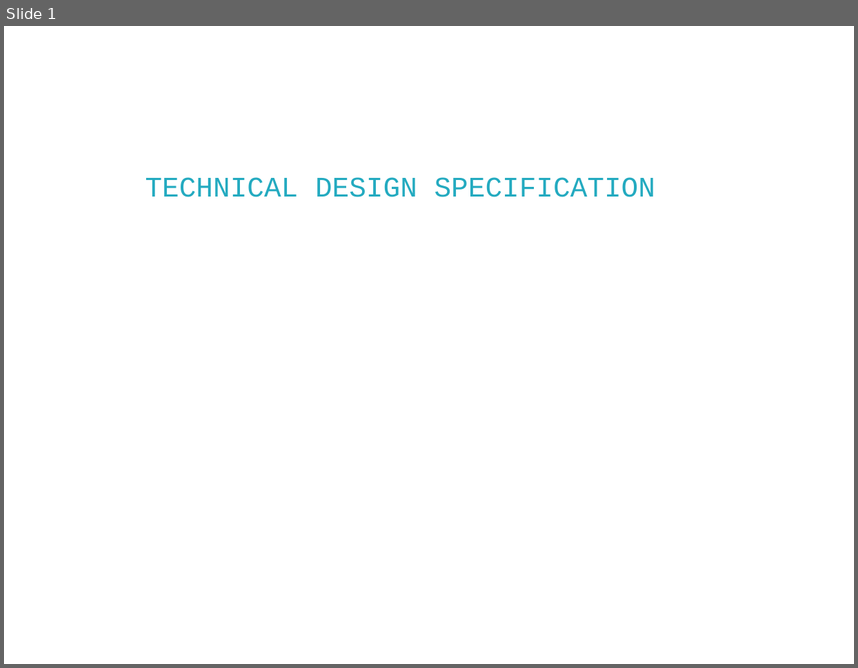
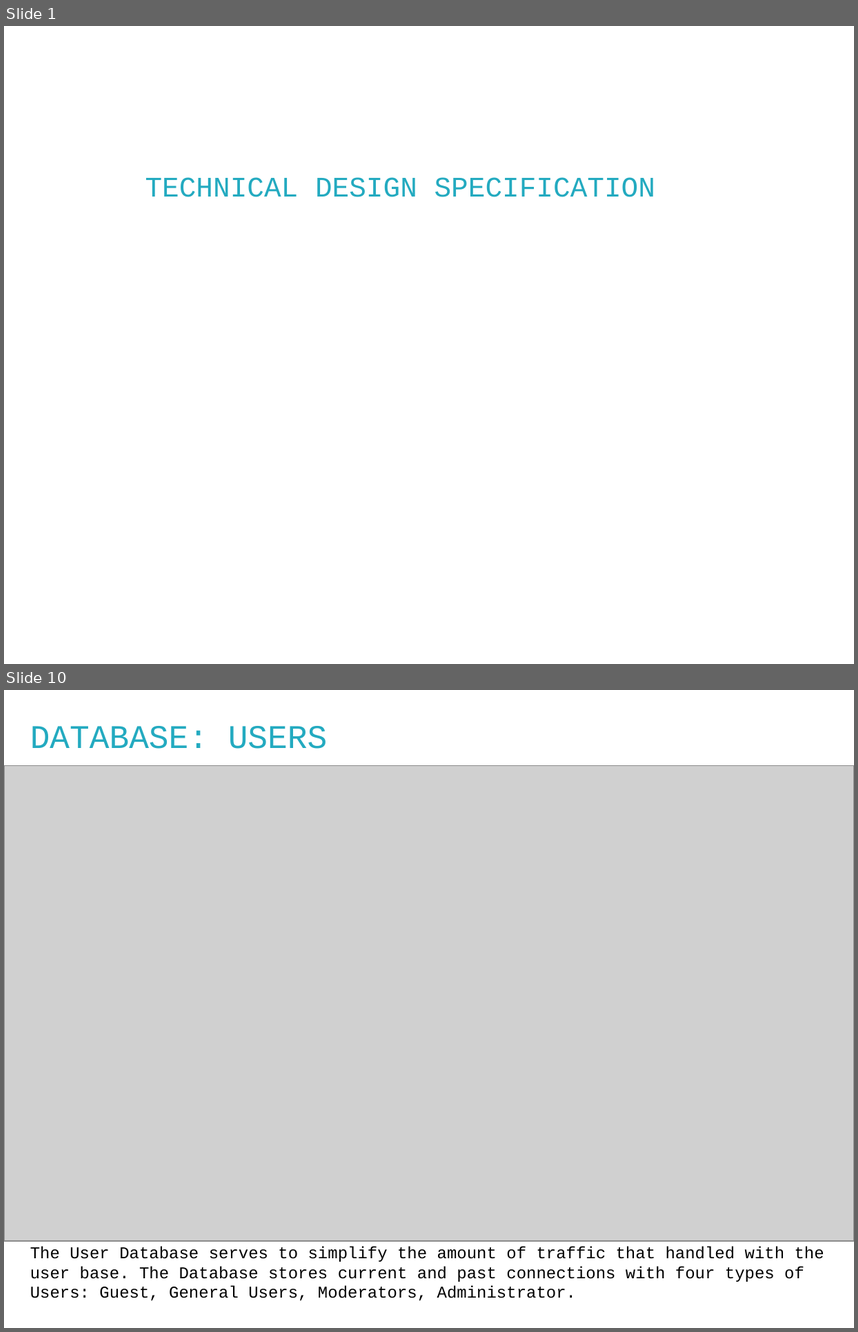
Before and after one commit to jamesyanyuk/Kord, a slide deck: docs/diagrams/powerpoint/dspec.pptx. Shown one above the other, each under a label of ours: slide 1 before the commit, slides 1 and 10 after it; the slides between them are not shown. The pictures are 858x668 and 858x1332 pixels, drawn with LibreOffice and Linux fonts; fonts in the diff are those of the drawing; grey boxes stand for pictures; background and template pictures are left out. Boxes give left, top, right and bottom in pixels: in the first picture for what was removed or moved away, otherwise in the second. Text is boxed around its words. In the diff, an @@ line names an element or a change of style, - is before the commit and + after.

```diff
--- a/docs/diagrams/powerpoint/dspec.pptx
+++ b/docs/diagrams/powerpoint/dspec.pptx
@@ slide 10 added at [4,690,854,1328], background picture (left out) @@
@@ text added at [30,726,328,749], 28 pt, text #23AAC0 @@
+DATABASE: USERS
@@ picture added at [4,766,854,1241] @@
@@ text added at [30,1245,824,1301], 14 pt, text #000000 @@
+The User Database serves to simplify the amount of traffic that handled with the user base. The Database stores current and past connections with four types of Users: Guest, General Users, Moderators, Administrator.
```
Also in this commit, not shown: 8 slides changed, 2 other slides added, 3 slides removed.
